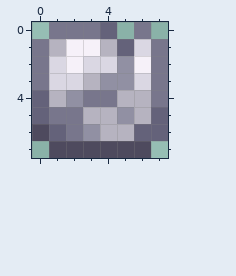
Pixel-art sprite, stored at Assets/Tiles/Crimson/GrayMatterItem.png. This is how it looked before the edit.
The file is 16x16 pixels, drawn in blocks of 2x2; one block is one cell here.
The same view after the edit:
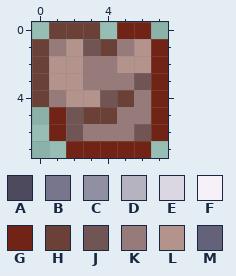
Palette (. is transparent): A #4e4a5e  B #78768c  C #9190a3  D #b6b3c0  E #dad7e3  F #f6f1f9  G #712415  H #6b4037  J #715454  K #977a7a  L #b5938d  M #64627a
The exact change:
Changed rows in their new state; - is an unchanged pixel.
first column x 0:
0 -HHH.GG-
1 HKLJHKLG
2 HLLKKLLG
3 HLLKKKJG
4 HKLLJHKG
5 .GJHHKKG
6 .GJKKKJG
7 -.GGGGG-
